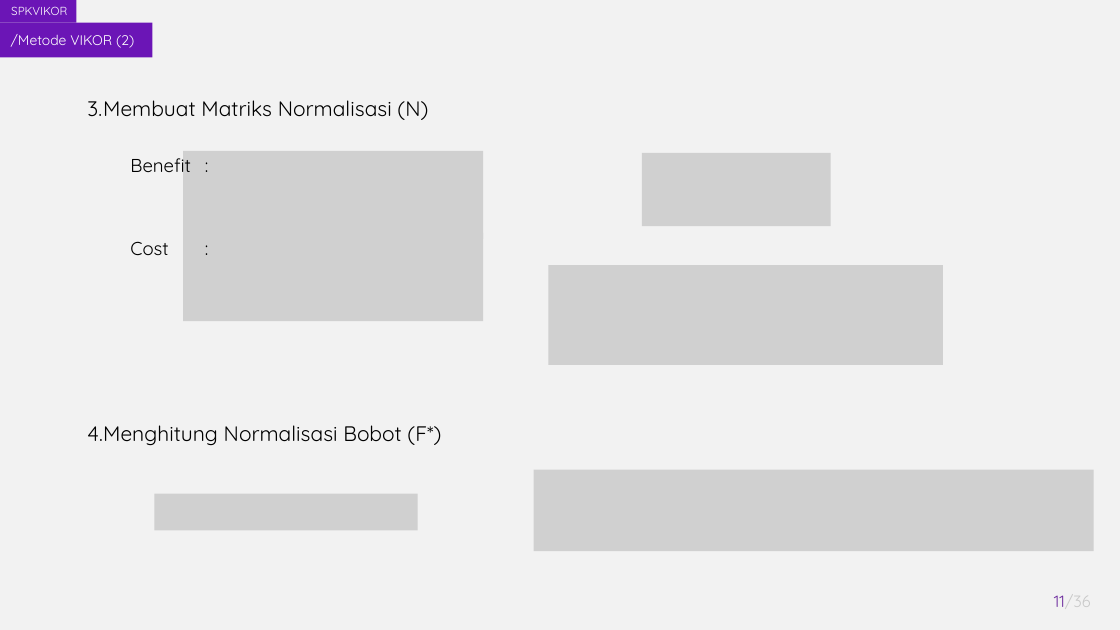
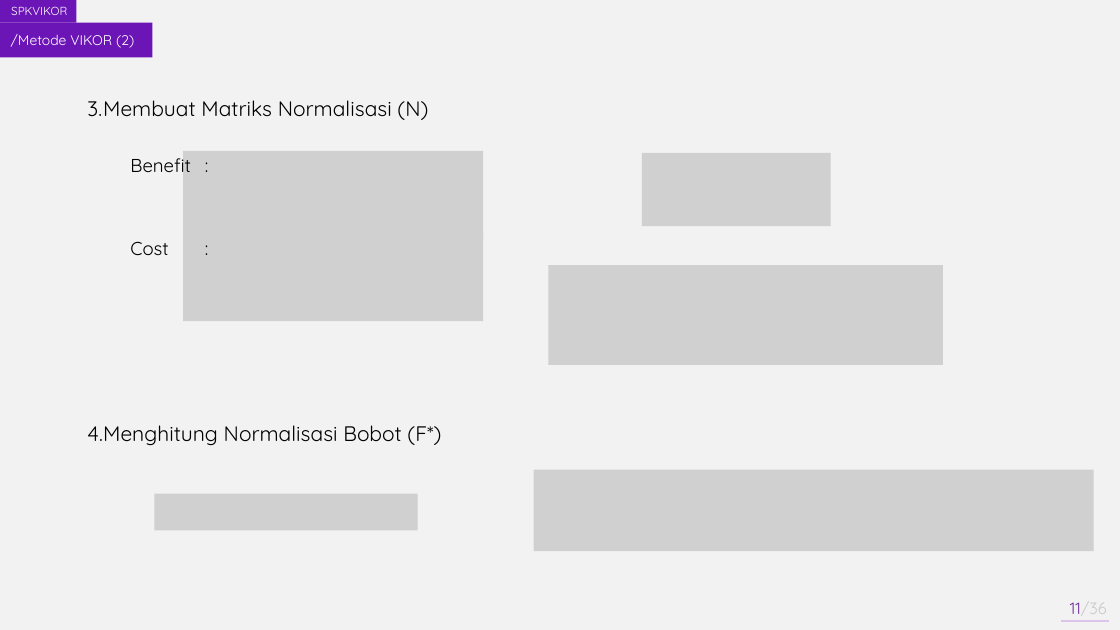
Before and after one commit to akhmadali7/TugasAkhir, a slide deck: slide 11 of PPT - TA - Akhmad Ali Sajidin.pptx. Drawn at 1120x630 pixels with LibreOffice and Linux fonts; fonts in the diff are those of the drawing; grey boxes stand for pictures. Boxes give left, top, right and bottom in pixels: in the first picture for what was removed or moved away, otherwise in the second. Text is boxed around its words. In the diff, an @@ line names an element or a change of style, - is before the commit and + after.

```diff
--- a/PPT - TA - Akhmad Ali Sajidin.pptx
+++ b/PPT - TA - Akhmad Ali Sajidin.pptx
@@ page number: place and size @@
-page number at (1054,595,1091,607)
+page number at (1070,602,1107,614)
@@ line added from (1061, 621) to (1109, 621), #DCC5ED 1.5 pt @@
```
Also in this commit, not shown: 37 other slides changed.
